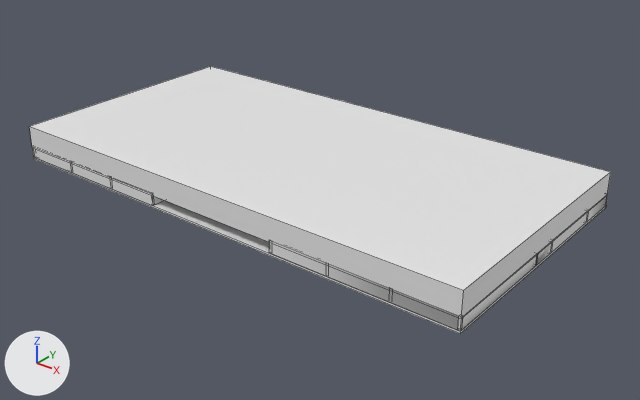
One commit to the FBX model Assets/3D/LD/School/ld_highschool_floor1.fbx: the scene before it, then after it.
Camera for both pictures: a 50 mm lens placed at (1076.0, -1294.0, 765.0), pointed at (47.0, -8.0, -32.0). The axes (+X, +Y, +Z) are drawn at lower left. The lights are the same throughout. Mesh edges are drawn as thin lines. Where no turn or scale is listed for an object, it has been applied to the vertices. Vertices at the same position are counted once.

Script lines for the objects in view, before the commit:
```python
me_cube_003 = bpy.data.meshes.new('Cube.003')
me_cube_003.from_pydata(...)  # 399 vertices, 364 faces; spans x -540.0..539.0, y -288.0..265.0, z -20.0..57.0
ob_floor_1 = bpy.data.objects.new('Floor 1', me_cube_003)
ob_floor_1.location = (0.0, 5.0, 14.0)
```
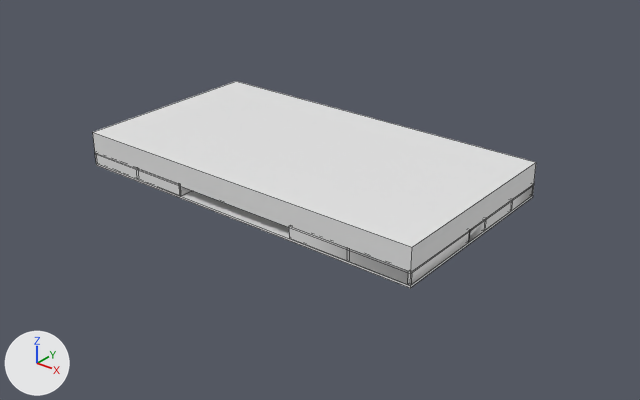
The change, as a diff of the scene's bpy script:
```diff
--- a/Assets/3D/LD/School/ld_highschool_floor1.fbx.py
+++ b/Assets/3D/LD/School/ld_highschool_floor1.fbx.py
@@ me_cube_003 @@
 # used by ob_floor_1; location = (0.0, 5.0, 14.0)
-me_cube_003.from_pydata(...)  # 399 vertices, 364 faces; spans x -540.0..539.0, y -288.0..265.0, z -20.0..57.0
+me_cube_003.from_pydata(...)  # 388 vertices, 372 faces; spans x -285.0..526.0, y -288.0..155.0, z -20.0..57.0
+# me_cube_003 part 1: a new loose piece, a box spanning x -285.0..526.0, y -287.0..155.0, z 7.0..57.0
+# me_cube_003 part 2: the loose piece of 8 vertices spanning x -540.0..538.0, y -287.0..265.0, z 7.0..57.0 is rebuilt with 161 vertices and now spans x -284.0..526.0, y -288.0..155.0, z -20.0..10.0
+# me_cube_003 part 3
+# 180 vertices are removed from x -539.0..539.0, y -288.0..265.0, z -20.0..10.0
+# 184 faces are deleted
+# 4 vertices move within x -171.0, y -204.0..-201.0, z -15.0..10.0
+# 17 vertices are added at x -156.0..0.0, y -285.0..155.0, z -15.0..10.0
+# 17 new faces join them
@@ ob_floor_1 @@
 ob_floor_1 = bpy.data.objects.new('Floor 1', me_cube_003)
-ob_floor_1.location = (0.0, 5.0, 14.0)
+ob_floor_1.location = (-121.0, 70.0, 14.0)
```

What differs and where, as boxes [x1, y1, x2, y2] in the pictures (640 x 400 px):
'Floor 1', reshaped, moved (24% narrower, 23% shorter)
    before: [29, 66, 611, 334]
    after: [93, 81, 536, 288]
part 1 of me_cube_003, added
    after: [93, 81, 536, 272]
part 2 of me_cube_003, rebuilt
    before: [29, 66, 611, 317]
    after: [95, 153, 534, 288]
part 3 of me_cube_003, cut back
    before: [32, 146, 608, 334]
